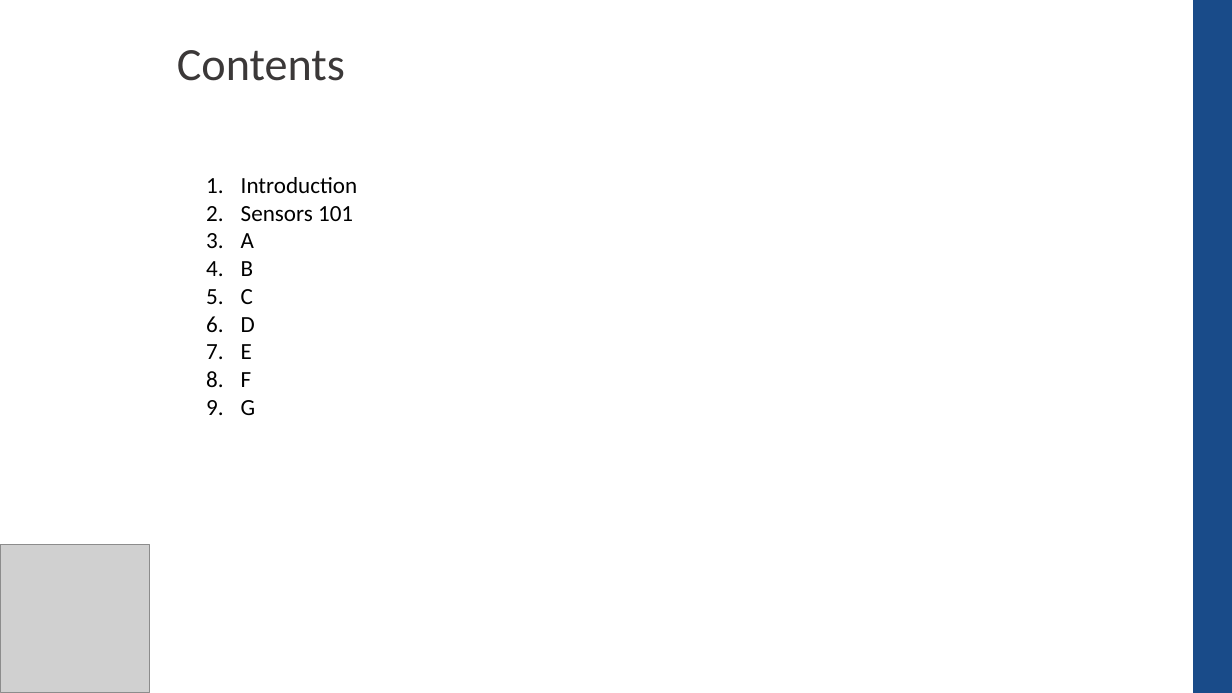
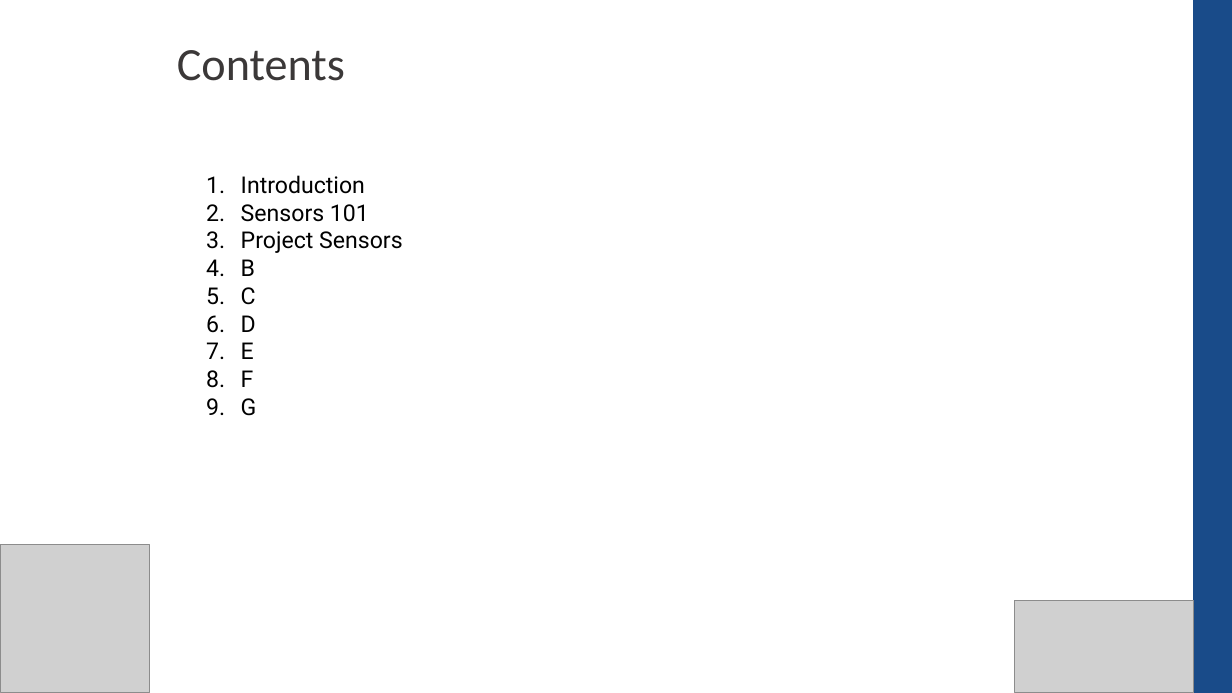
Before and after one commit to CompEng0001/IoT-and-Our-Schools-Environments-for-Education, a slide deck: slide 2 of Lessons/Introduction.pptx. Drawn at 1232x693 pixels with LibreOffice and Linux fonts; fonts in the diff are those of the drawing; grey boxes stand for pictures. Boxes give left, top, right and bottom in pixels: in the first picture for what was removed or moved away, otherwise in the second. Text is boxed around its words. In the diff, an @@ line names an element or a change of style, - is before the commit and + after.

```diff
--- a/Lessons/Introduction.pptx
+++ b/Lessons/Introduction.pptx
@@ text at (241,175,369,416): font Calibri to Roboto in "Introduction", "Sensors 101", "B", "C" and 4 more places @@
@@ text at (241,231,402,253): text changed; font Calibri to Roboto @@
-3. A
+3. Project Sensors
@@ picture added at (1015,601,1194,693) @@
```
Also in this commit, not shown: 3 other slides changed, 3 slides added, 11 other files.
